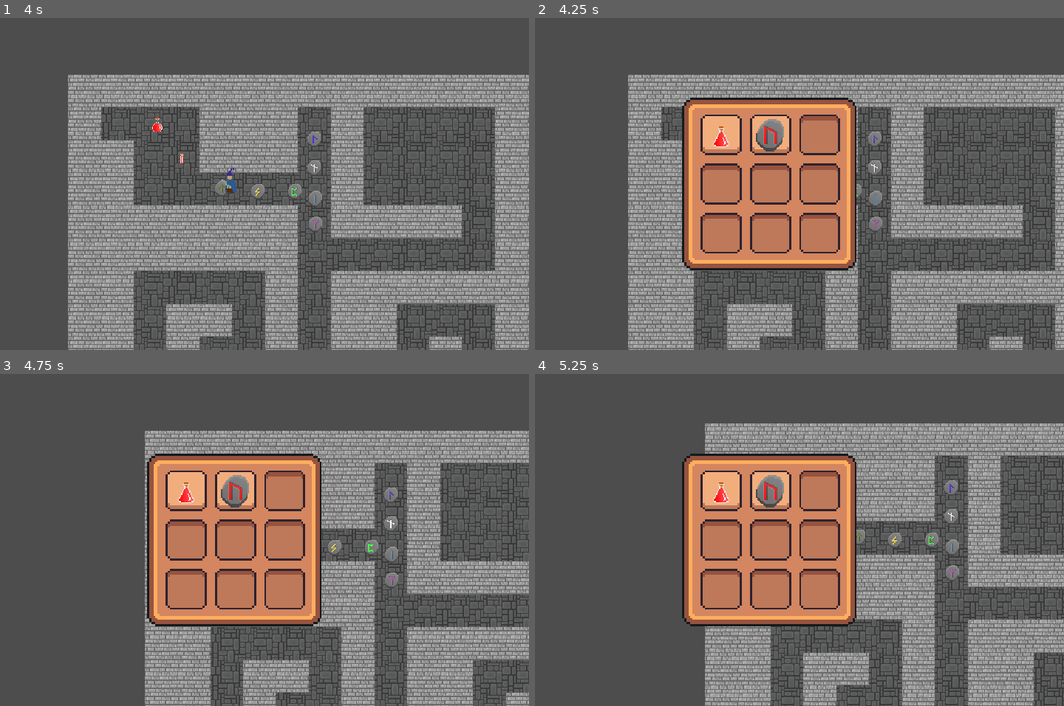
Above: before the commit, frames 1-4 (two rows, left to right).
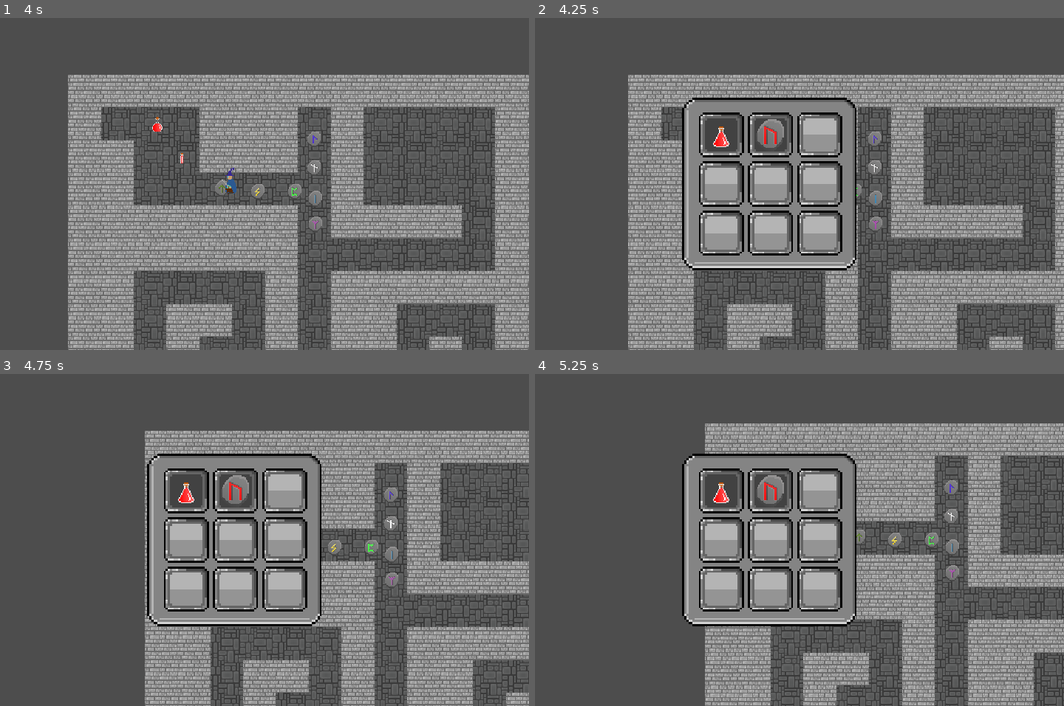
Above: after the commit, the same moments.

Repository: JCudak/ConquerDarkness
Game: Godot game, scene res://assets/scenes/main.tscn
Two runs of this game, one before a commit and one after it. Both use one fixed random seed, a clock stepped at 60 frames per second and the inputs below.
Inputs (mouse positions are in pixels of both pictures, inside the frame that each line leads up to):
- Up to frame 1 (4 s): tap Enter at 0.5 s; move the mouse to (365, 167) at 0.52 s; hold D (right) 0.53-1.28 s; hold E (pickup_item) 0.53-1.28 s; click (365, 167) at 0.67 s; move the mouse to (116, 200) at 1.27 s; hold S (down) 1.28-2.03 s; tap E (pickup_item) at 1.35, 2.85 s; move the mouse to (290, 110) at 2.02 s; hold D (right) 2.03-2.78 s; hold E (pickup_item) 2.03-2.78 s; move the mouse to (206, 250) at 2.77 s; hold W (up) 2.78-3.53 s; click (206, 250) at 2.92 s; move the mouse to (412, 233) at 3.52 s; hold A (left) from 3.53 s (still down); hold E (pickup_item) from 3.53 s (still down)
- Up to frame 2 (4.25 s): keep holding A (left); keep holding E (pickup_item); tap I (toggle_inventory) at 4.15 s
- Up to frame 3 (4.75 s): keep holding A (left); move the mouse to (58, 490) at 4.27 s; release E (pickup_item) at 4.28 s; tap E (pickup_item) at 4.35 s
- Up to frame 4 (5.25 s): move the mouse to (799, 540) at 5.02 s; release A (left) at 5.03 s; hold S (down) from 5.03 s (still down); hold E (pickup_item) from 5.03 s (still down); click (799, 540) at 5.17 s

Frame 1 is identical in both runs. In frame 2, 17% of the frame differs, in the area x 27-61%, y 24-76%; in frame 3, 17%; in frame 4, 17%.

Commit message:
added UI assets

Diff:
--- a/assets/scenes/inventory_gui.tscn
+++ b/assets/scenes/inventory_gui.tscn
@@ -1,7 +1,7 @@
 [gd_scene load_steps=4 format=3 uid="uid://cnnpba7fwvyjg"]
 
-[ext_resource type="Texture2D" uid="uid://cupq0ji6ev5kh" path="res://assets/sprites/InventoryRect.png" id="1_3s67u"]
 [ext_resource type="Script" path="res://scripts/inventory_gui.gd" id="1_bv2i1"]
+[ext_resource type="Texture2D" uid="uid://dp3igvq7p6bfw" path="res://assets/sprites/UI_frame.png" id="2_bw6km"]
 [ext_resource type="PackedScene" uid="uid://v3s0c35yl6sp" path="res://assets/scenes/slot.tscn" id="2_cavbc"]
 
 [node name="InventoryGUI" type="Control"]
@@ -30,7 +30,8 @@
 offset_bottom = 42.0
 grow_horizontal = 2
 grow_vertical = 2
-texture = ExtResource("1_3s67u")
+texture = ExtResource("2_bw6km")
+region_rect = Rect2(7, 7, 18, 18)
 patch_margin_left = 6
 patch_margin_top = 6
 patch_margin_right = 6
--- a/assets/scenes/main.tscn
+++ b/assets/scenes/main.tscn
@@ -40,6 +40,8 @@
 [node name="InventoryGUI" parent="CanvasLayer" instance=ExtResource("6_ldoug")]
 
 [node name="InputSettings" parent="CanvasLayer" instance=ExtResource("6_4ath2")]
+offset_top = -1.0
+offset_bottom = -1.0
 
 [node name="Consumables" type="Node" parent="."]
 
--- a/assets/scenes/slot.tscn
+++ b/assets/scenes/slot.tscn
@@ -1,7 +1,7 @@
 [gd_scene load_steps=3 format=3 uid="uid://v3s0c35yl6sp"]
 
 [ext_resource type="Script" path="res://scripts/slot.gd" id="1_ns278"]
-[ext_resource type="Texture2D" uid="uid://54g81f3ga0j4" path="res://assets/sprites/inventorySlot.png" id="2_wkurl"]
+[ext_resource type="Texture2D" uid="uid://iax14pcsohrp" path="res://assets/sprites/UI_slot.png" id="2_rukhs"]
 
 [node name="Slot" type="Panel"]
 self_modulate = Color(1, 1, 1, 0)
@@ -21,9 +21,9 @@
 
 [node name="Background" type="Sprite2D" parent="."]
 texture_filter = 1
-texture = ExtResource("2_wkurl")
-centered = false
-vframes = 2
+texture = ExtResource("2_rukhs")
+offset = Vector2(10, 10)
+hframes = 2
 
 [node name="CenterContainer" type="CenterContainer" parent="."]
 layout_mode = 1
Binary file added: assets/sprites/UI_frame.png
Not shown, added: assets/sprites/UI_frame.png.import
Binary file added: assets/sprites/UI_slot.png
Not shown, added: assets/sprites/UI_slot.png.import
